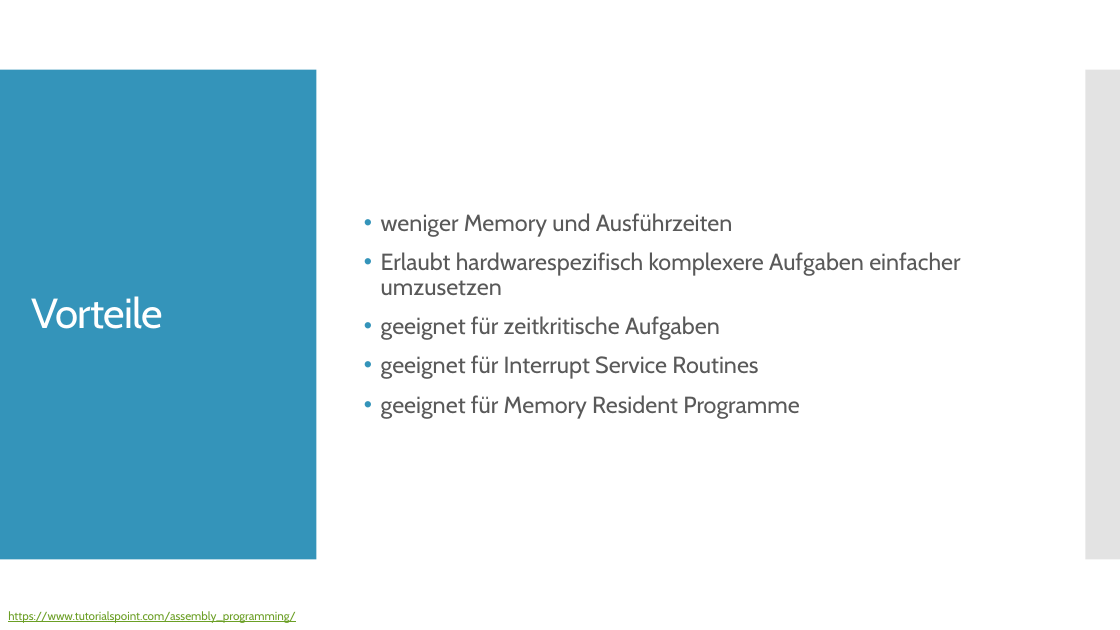
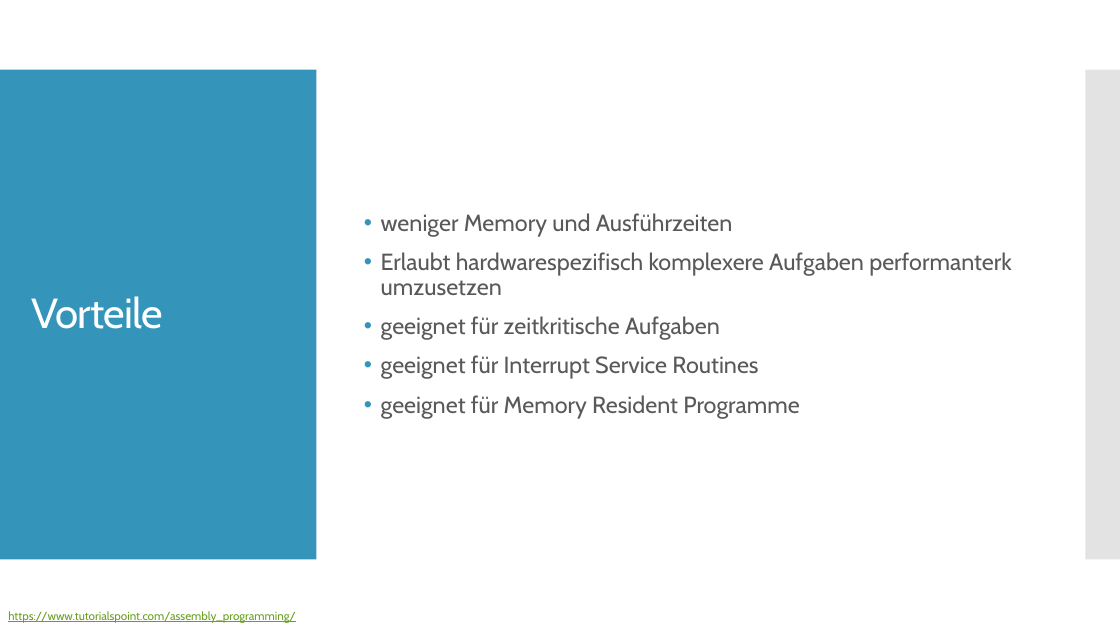
Before and after one commit to christopherchristensen/assembler, a slide deck: slide 3 of docs/ppt/presentation-v.1.pptx. Drawn at 1120x630 pixels with LibreOffice and Linux fonts; fonts in the diff are those of the drawing. Boxes give left, top, right and bottom in pixels: in the first picture for what was removed or moved away, otherwise in the second. Text is boxed around its words. In the diff, an @@ line names an element or a change of style, - is before the commit and + after.

Commit message:
minor change to presentation

```diff
--- a/docs/ppt/presentation-v.1.pptx
+++ b/docs/ppt/presentation-v.1.pptx
@@ text at (381, 252, 1012, 295): text changed @@
-• Erlaubt hardwarespezifisch komplexere Aufgaben einfacher umzusetzen
+• Erlaubt hardwarespezifisch komplexere Aufgaben performanterk umzusetzen
```
Also in this commit, not shown: 1 other file.
